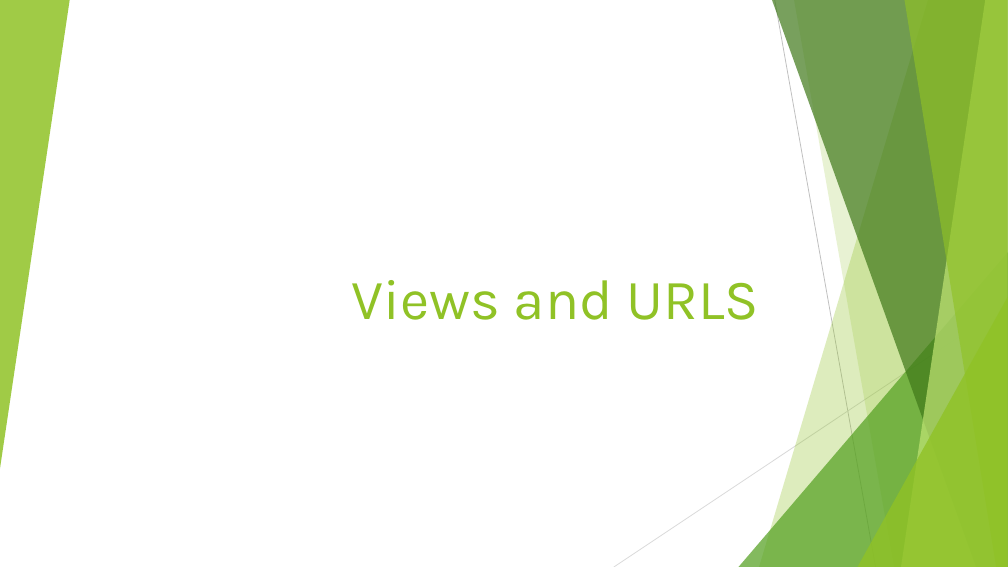
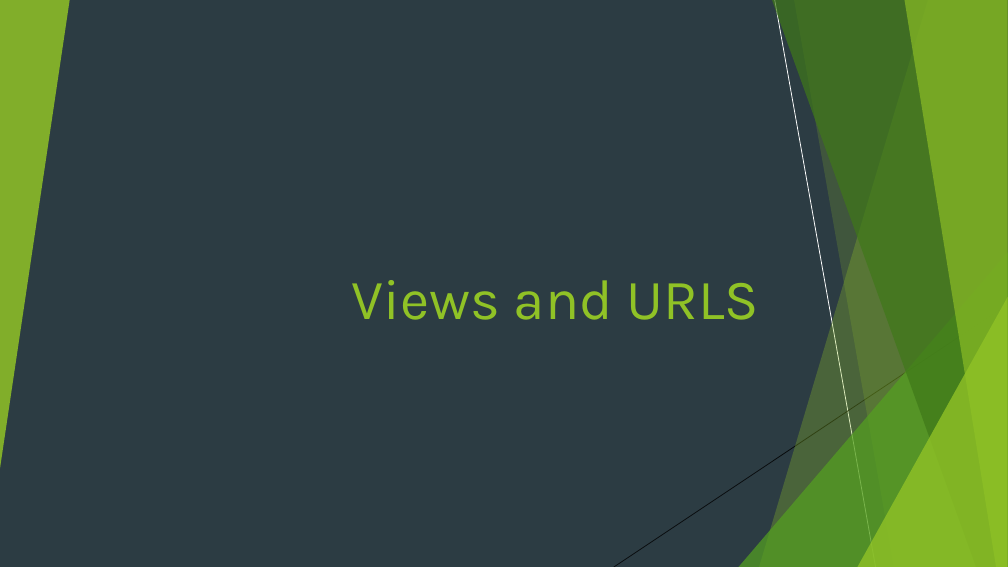
Before and after one commit to edyoda/PD-281220-Session-Code, a slide deck: slide 64 of Django EdYoda.pptx. Drawn at 1008x567 pixels with LibreOffice and Linux fonts; fonts in the diff are those of the drawing. Boxes give left, top, right and bottom in pixels: in the first picture for what was removed or moved away, otherwise in the second. Text is boxed around its words. In the diff, an @@ line names an element or a change of style, - is before the commit and + after.

Commit message:
Class based views

```diff
--- a/Django EdYoda.pptx
+++ b/Django EdYoda.pptx
@@ background #FFFFFF to #2C3C43 @@
@@ rectangle added at box(0, 0, 1008, 567), fill #2C3C43 @@
@@ group added at box(0, 0, 1008, 567): 4 freeform shapes, 3 triangles, 2 lines @@
@@ line (775, 0) - (876, 567): stroke #BFBFBF 0.75 pt to #000000 0.75 pt @@
@@ line (1008, 305) - (614, 567): stroke #D9D9D9 0.75 pt to #000000 0.75 pt @@
```
Also in this commit, not shown: 7 other slides changed, 13 slides added, 23 other files.
